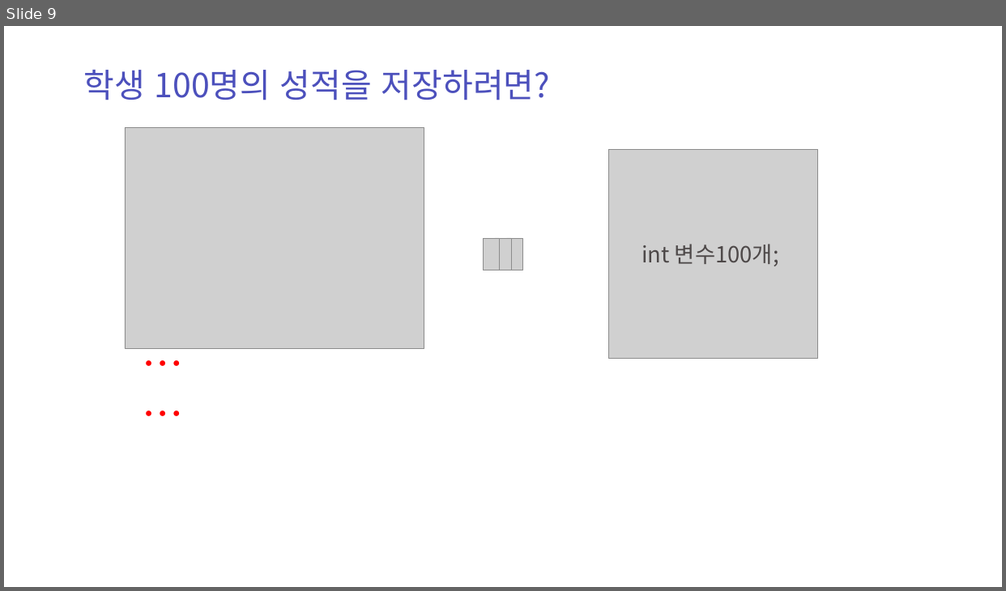
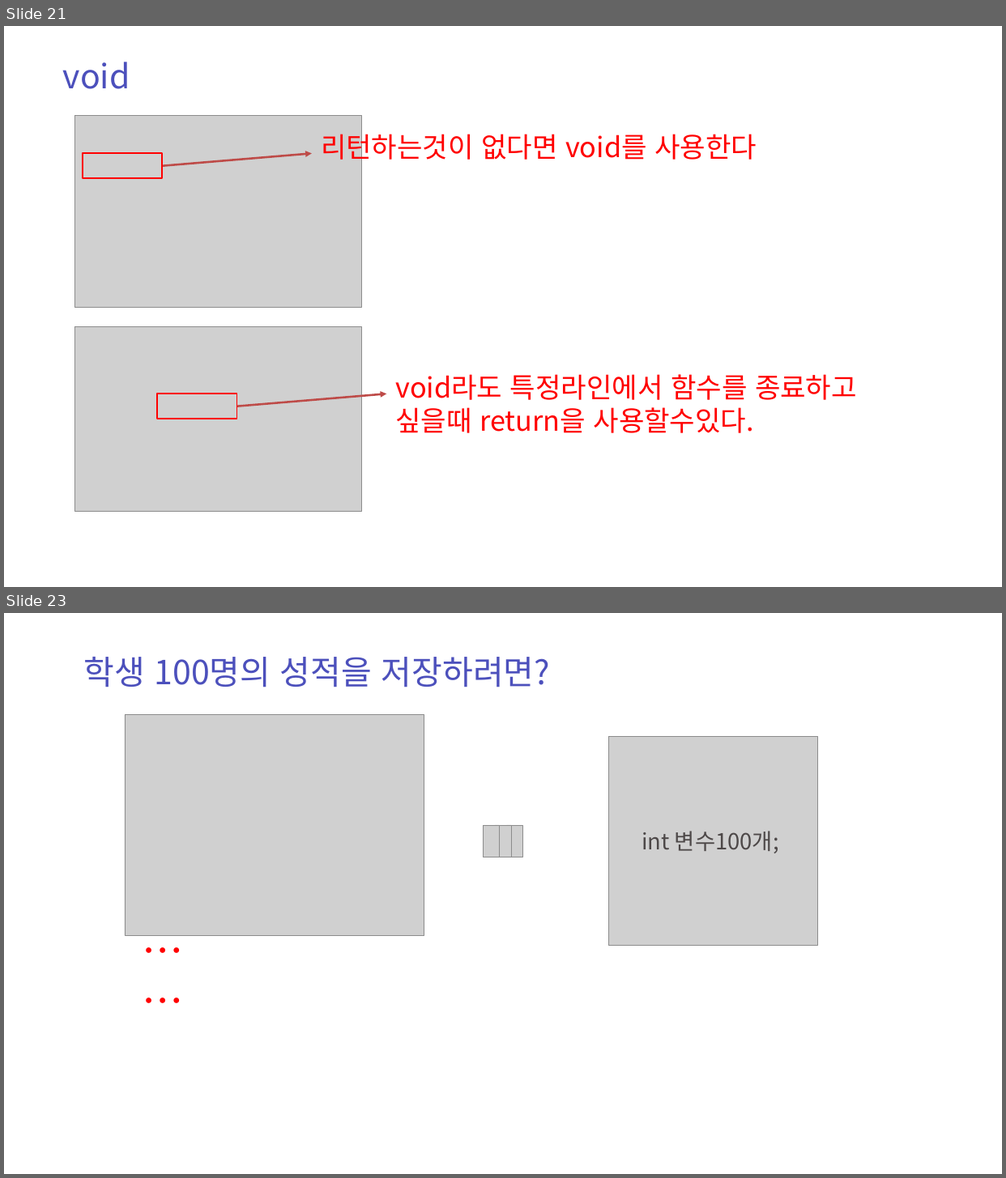
Before and after one commit to zest132/JavaLecture, a slide deck: JavaLecture/LectureFile/java 6강.pptx. Shown one above the other, each under a label of ours: slide 9 before the commit, slides 21 and 23 after it; the slides between them are not shown. The pictures are 1006x591 and 1006x1178 pixels, drawn with LibreOffice and Linux fonts; fonts in the diff are those of the drawing; grey boxes stand for pictures. Boxes give left, top, right and bottom in pixels: in the first picture for what was removed or moved away, otherwise in the second. Text is boxed around its words. In the diff, an @@ line names an element or a change of style, - is before the commit and + after.

```diff
--- a/JavaLecture/LectureFile/java 6강.pptx
+++ b/JavaLecture/LectureFile/java 6강.pptx
@@ slide 21 added at (4, 26, 1002, 587), background #FFFFFF @@
@@ text added at (63, 62, 130, 89), 48 pt, text #4C50BC @@
+void
@@ picture added at (74, 115, 362, 307) @@
@@ text added at (321, 130, 756, 165), 40 pt, text #FF0000 @@
+리턴하는것이 없다면 void를 사용한다
@@ rectangle added at (83, 153, 162, 178), outline #FF0000 2 pt @@
@@ arrow added from (162, 165) to (312, 153), #BF4C48 3 pt @@
@@ picture added at (74, 327, 361, 511) @@
@@ text added at (395, 374, 857, 433), 40 pt, text #FF0000 @@
+void라도 특정라인에서 함수를 종료하고 싶을때 return을 사용할수있다.
@@ rectangle added at (157, 395, 237, 419), outline #FF0000 2 pt @@
@@ arrow added from (237, 406) to (386, 395), #BF4C48 3 pt @@
@@ what was slide 9 is now slide 23 @@
```
Also in this commit, not shown: 2 slides changed, 13 other slides added, 1 slide removed, 2 other files.
